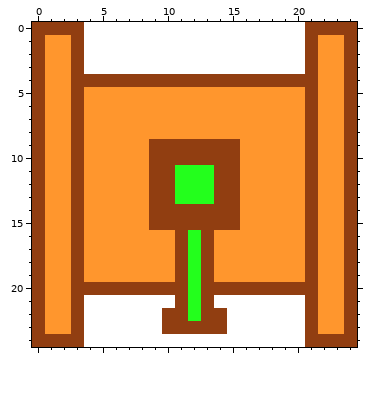
A pixel-art sprite gets an edit: Tanks/images/tank1.png. That is the earlier state.
The file is 25x25 pixels.
The result:
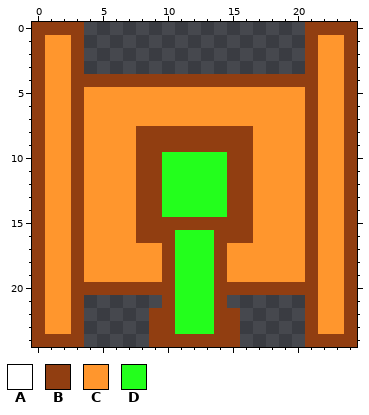
Palette (. is transparent): A #ffffff  B #913e11  C #ff962d  D #23ff1c
What changed:
The author changed colour A to colour B in row 21 at x 10 and 14; in rows 22 to 23 at x 9 and 15; in row 24 at x 9 to 15.
The author changed colour C to colour B in row 8 at x 8 to 16; in rows 9 to 15 at x 8 and 16; in row 16 at x 8 to 10 and 14 to 16; in rows 17 to 19 at x 10 and 14.
The author changed colour B to colour D in row 10 at x 10 to 14; in rows 11 to 13 at x 10 and 14; in row 14 at x 10 to 14; in rows 16 to 22 at x 11 and 13; in row 23 at x 11 to 13.
The edit erases colour A in rows 0 to 3 at x 4 to 20; in row 21 at x 4 to 9 and 15 to 20; in rows 22 to 24 at x 4 to 8 and 16 to 20.
Changed places in both pictures, as pixel boxes (x1, y1, x2, y2):
changed: (84, 22, 305, 347)
